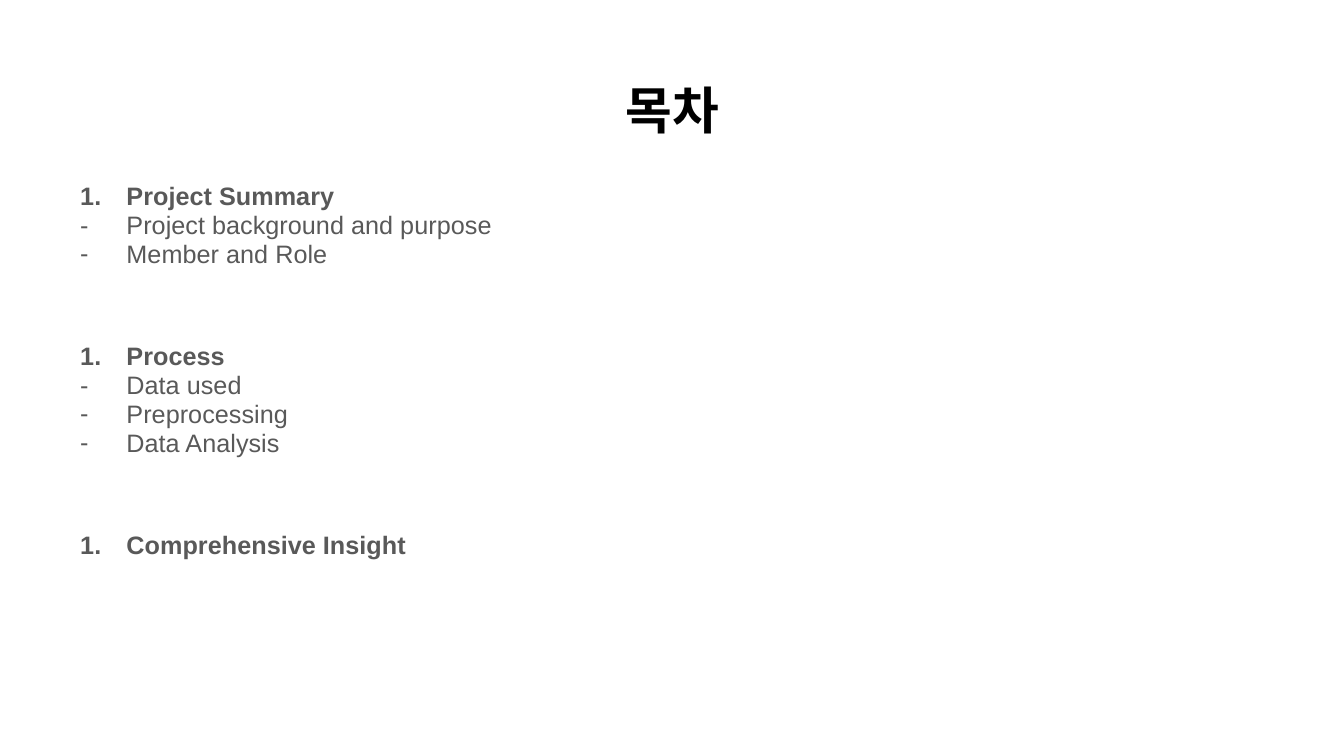
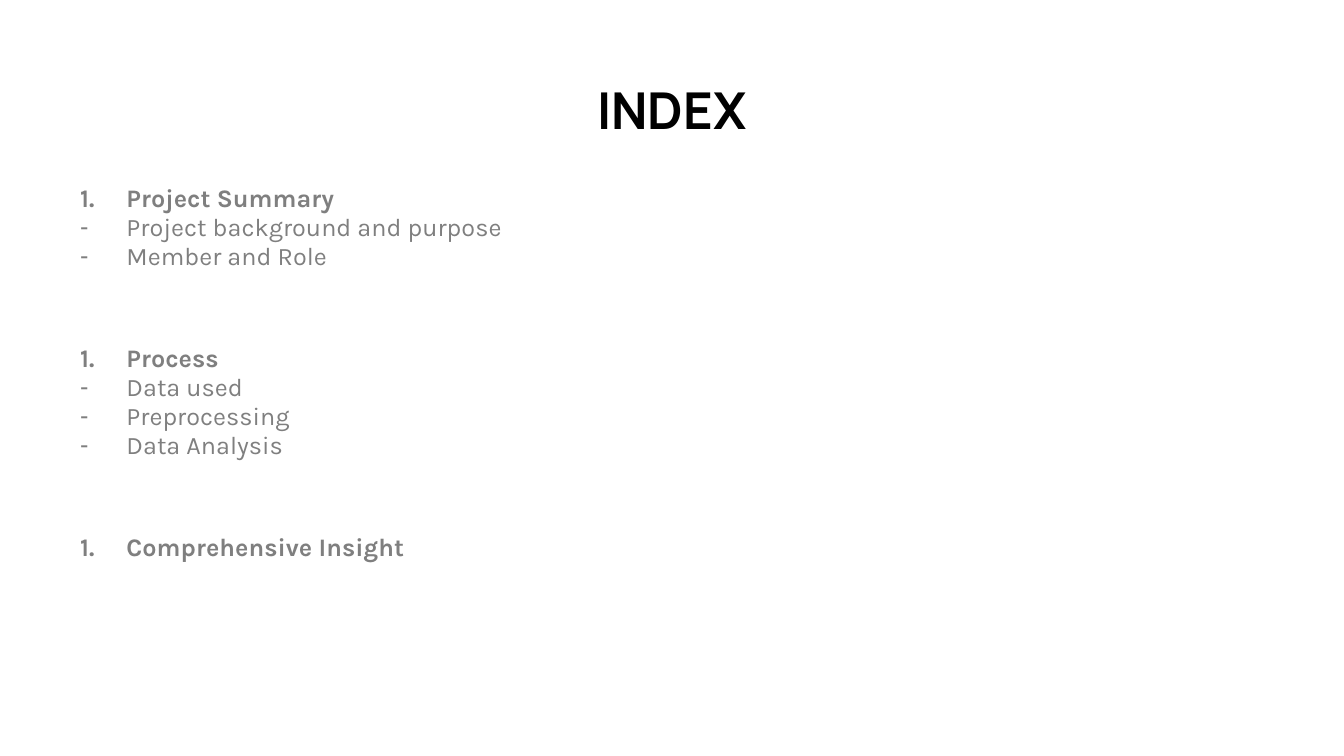
Before and after one commit to kurt7191/covid19, a slide deck: slide 2 of docs/COVID19 데이터 분석 (1).pptx. Drawn at 1344x756 pixels with LibreOffice and Linux fonts; fonts in the diff are those of the drawing. Boxes give left, top, right and bottom in pixels: in the first picture for what was removed or moved away, otherwise in the second. Text is boxed around its words. In the diff, an @@ line names an element or a change of style, - is before the commit and + after.

```diff
--- a/docs/COVID19 데이터 분석 (1).pptx
+++ b/docs/COVID19 데이터 분석 (1).pptx
@@ title at (597, 92, 746, 129): text changed; font Arial to Manrope @@
-목차
+INDEX
@@ text "Project Summary" at (126, 189, 502, 562): font Arial to Karla, text colour #595959 to #7F7F7F; bullet colour #595959 to #7F7F7F @@
```
Also in this commit, not shown: 23 other slides changed, 2 slides added, 5 other files.
